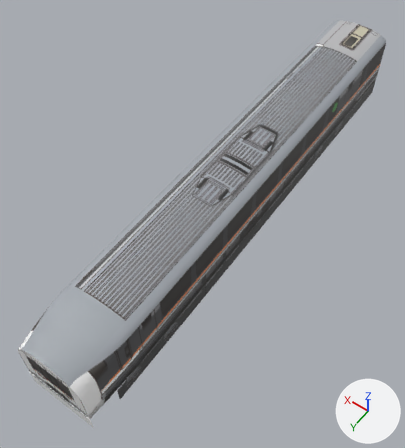
Renders of the glTF model mini-japanrail-3d/models/jr-tokai-383/car2.glb from each side of a commit.
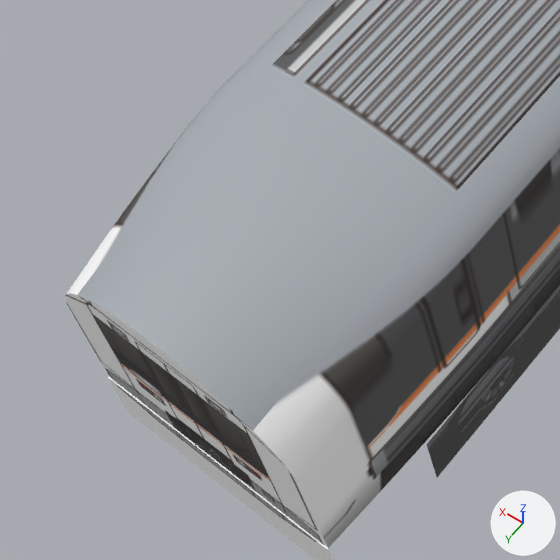
Each version appears first whole from a 50 mm camera at (-7.79, 23.9, 18.63) aimed at (0.39, 12.44, 0.63), and next in a close-up on the part from 0% to 38% of the width and 60% to 94% of the height. Lighting does not change. The marker at lower right points along +X, +Y and +Z. The last two pictures show the newer version. Vertices at exactly the same position are counted once.

The older version as bpy lines, for what is in view:
```python
me_jr_tokai_383_car2 = bpy.data.meshes.new('jr-tokai-383-car2')
me_jr_tokai_383_car2.from_pydata(...)  # 5573 vertices, 11126 faces; spans x -1.4..1.4, y 0.0..21.0, z 0.0..3.4
me_jr_tokai_383_car2.materials.append(mat_sidel)  # picture img_sidel
me_jr_tokai_383_car2.materials.append(mat_roof)  # picture img_roof
me_jr_tokai_383_car2.materials.append(mat_sider)  # picture img_sider
me_jr_tokai_383_car2.materials.append(mat_dark)  # grey #6c6c6f
me_jr_tokai_383_car2.materials.append(mat_front)  # picture img_front
me_jr_tokai_383_car2.materials.append(mat_end1)  # picture img_end1
me_jr_tokai_383_car2.materials.append(mat_under)
me_jr_tokai_383_car2.materials.append(mat_skirt_cab2)
me_jr_tokai_383_car2.materials.append(mat_skirt_gang2_f)
ob_jr_tokai_383_car2 = bpy.data.objects.new('jr-tokai-383-car2', me_jr_tokai_383_car2)
ob_jr_tokai_383_car2.location = (0.0, 0.0, 0.0)
```
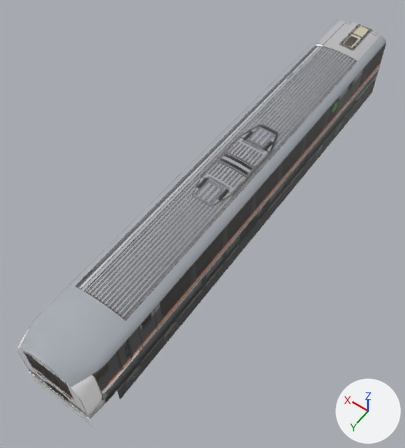
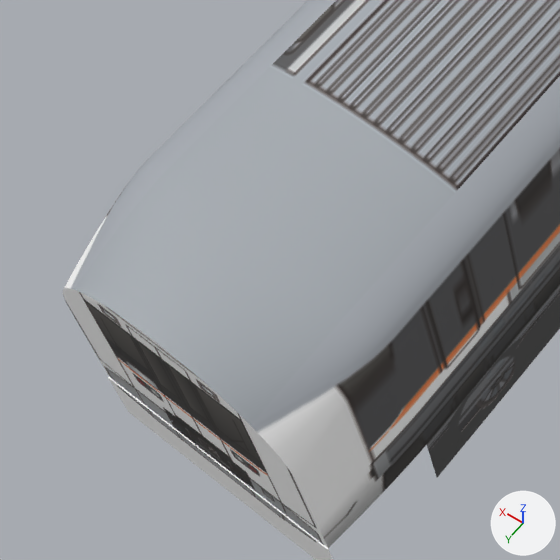
What changed in the scene script:
```text
Change me_jr_tokai_383_car2:
    where me_jr_tokai_383_car2.from_pydata(...)  # 5573 vertices, 11126 faces; spans x -1.4..1.4, y 0.0..21.0, z 0.0..3.4
    used by ob_jr_tokai_383_car2; location = (0.0, 0.0, 0.0)
    me_jr_tokai_383_car2 part 1: 273 of the vertices in x -1.4..1.4, y 19.3..21.0, z 1.4..3.3 are moved by (0.0, 0.0, 0.1)
    me_jr_tokai_383_car2 part 2: 64 of the vertices in x -1.4..1.4, y 19.7..20.7, z 2.0..3.0 are moved by (0.0, 0.0, 0.2)
    me_jr_tokai_383_car2 part 3: texture (UV) coordinates of 675 of 11126 faces, centred in x -1.4..1.4, y 0.0..21.0, z 1.0..3.2, changed; they spanned u 0.0..1.0, v 0.2..1.0 and now span u 0.0..1.0, v 0.21..0.94
```

What differs and where, as boxes [x1, y1, x2, y2] in the close-ups (560 x 560 px; the box of a moved part takes in the faces that stretch with it):
'jr-tokai-383-car2', reshaped, surface changed
    before: [65, 0, 560, 560]
    after: [62, 0, 560, 560]
part 1 of me_jr_tokai_383_car2, moved or reshaped
    before: [65, 117, 442, 548]
    after: [62, 114, 443, 548]
part 2 of me_jr_tokai_383_car2, moved or reshaped
    before: [91, 159, 415, 483]
    after: [84, 150, 415, 480]
part 3 of me_jr_tokai_383_car2, surface changed
    both: [65, 122, 483, 545]
